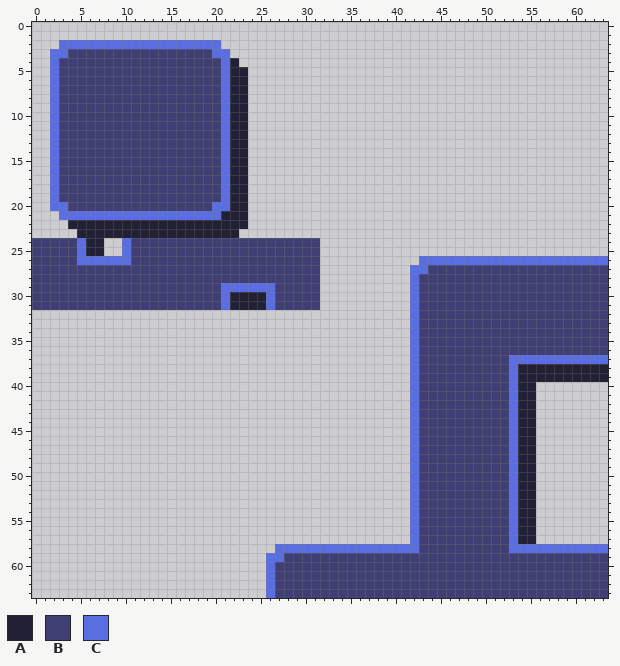
File history of a pixel-art file, _dev/patch-001.ase. The first picture shows the starting point.
64x64 pixels, 1 frame.
Palette (. is transparent): A #222034  B #3f3f74  C #5b6ee1
Once edited:
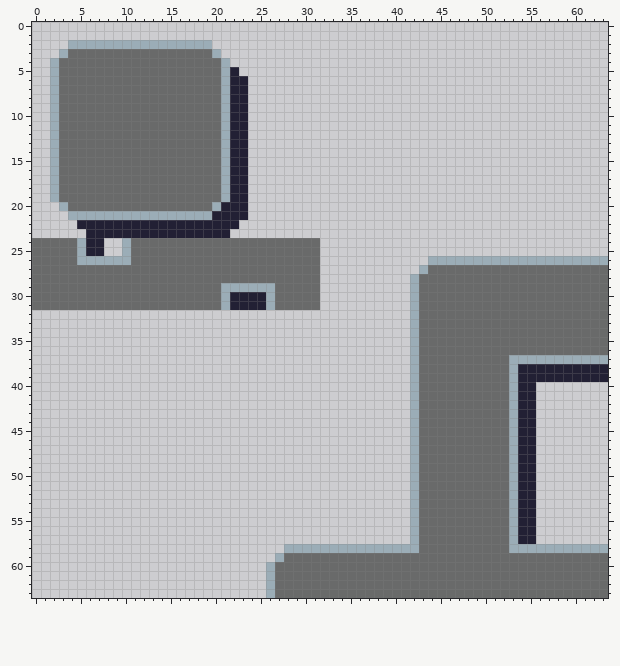
Difference:
Colour B changes from #3f3f74 to #696a6a.
Colour C changes from #5b6ee1 to #9badb7.
The edit turns colour C into colour A in row 20 at x 21; in row 21 at x 20.
The edit erases colour A in row 4 at x 22; in row 5 at x 23; in row 22 at x 4 and 23; in row 23 at x 5 and 22.
The edit erases colour C in row 2 at x 3 and 20; in row 3 at x 2 and 21; in row 20 at x 2; in row 21 at x 3; in row 26 at x 43; in row 27 at x 42.
The edit erases colour C in row 58 at x 27; in row 59 at x 26.
